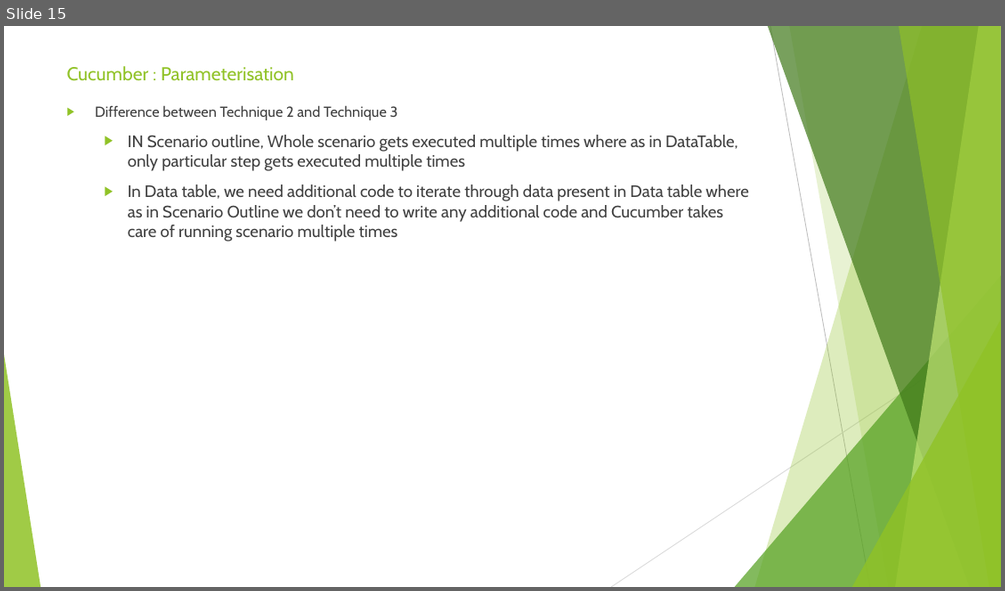
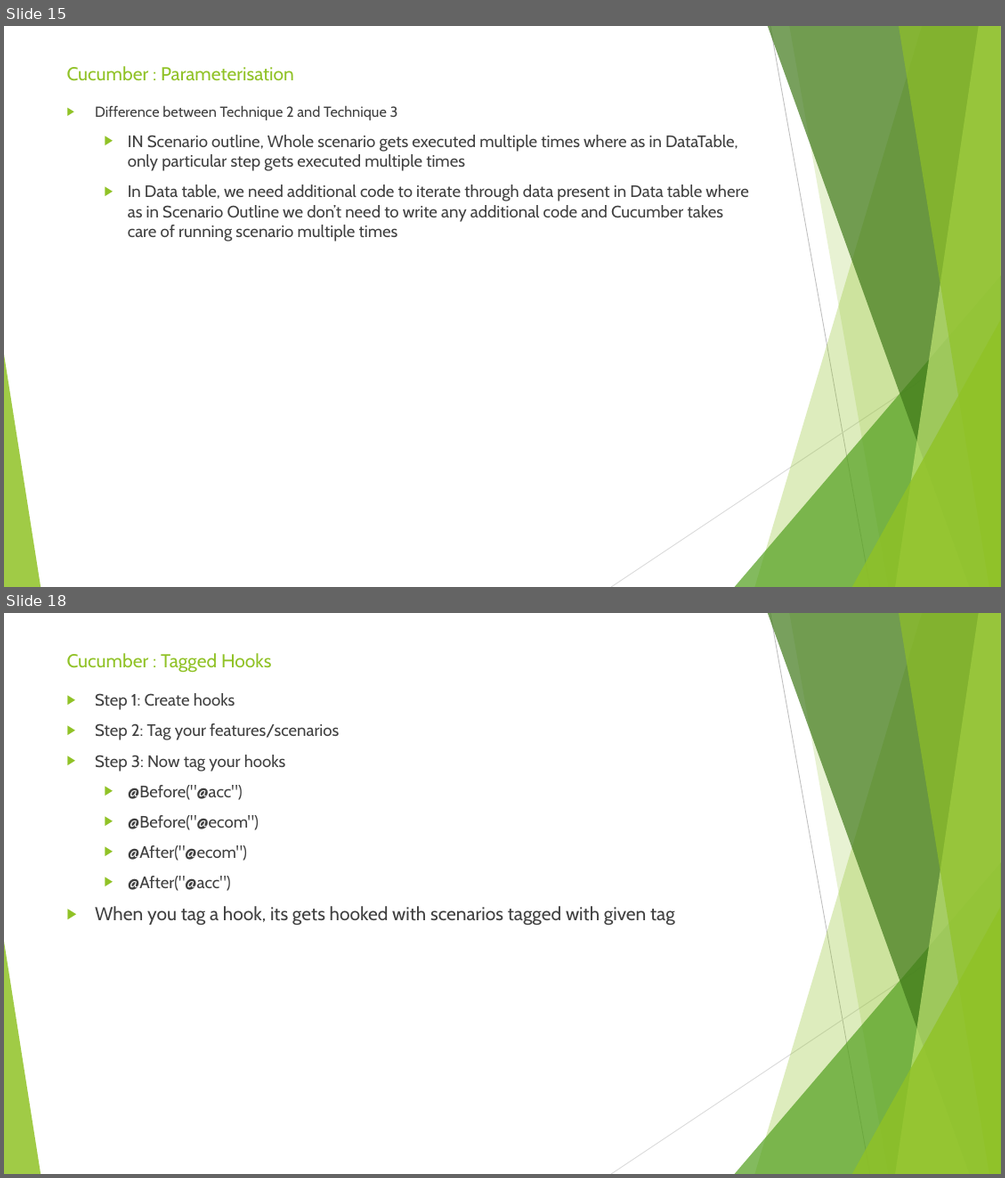
Before and after one commit to sidissir/mk-cucumber-training, a slide deck: CucumberPPT.pptx. Shown one above the other, each under a label of ours: slide 15 before the commit, slides 15 and 18 after it; the slides between them are not shown. The pictures are 1005x591 and 1005x1178 pixels, drawn with LibreOffice and Linux fonts; fonts in the diff are those of the drawing. Boxes give left, top, right and bottom in pixels: in the first picture for what was removed or moved away, otherwise in the second. Text is boxed around its words. In the diff, an @@ line names an element or a change of style, - is before the commit and + after.

Commit message:
Commited cucumber runner class code

```diff
--- a/CucumberPPT.pptx
+++ b/CucumberPPT.pptx
@@ slide 18 added at <box>4,613,1001,1174</box>, background #FFFFFF; not listed: 10 template elements that a slide beside it also shows @@
@@ title added at <box>67,653,272,673</box>, 18 pt, text #90C226 @@
+Cucumber : Tagged Hooks
@@ text added at <box>95,693,675,925</box>, 16 pt, text #404040 @@
+▶ Step 1: Create hooks
+▶ Step 2: Tag your features/scenarios
+▶ Step 3: Now tag your hooks
+  ▶ @Before("@acc")
+  ▶ @Before("@ecom")
+  ▶ @After("@ecom")
+  ▶ @After("@acc")
+▶ When you tag a hook, its gets hooked with scenarios tagged with given tag
```
Also in this commit, not shown: 4 slides changed, 1 slide removed, 47 other files.
